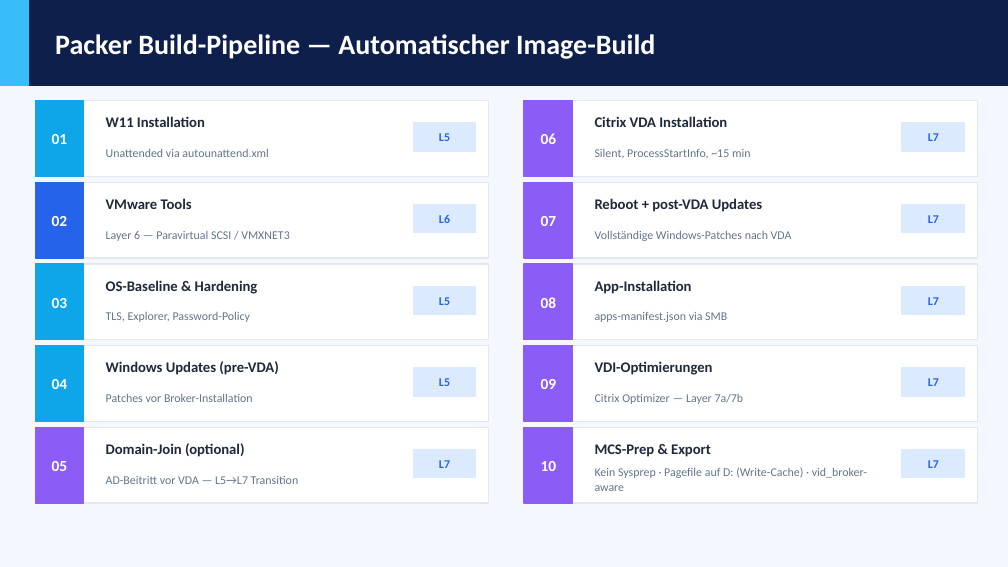
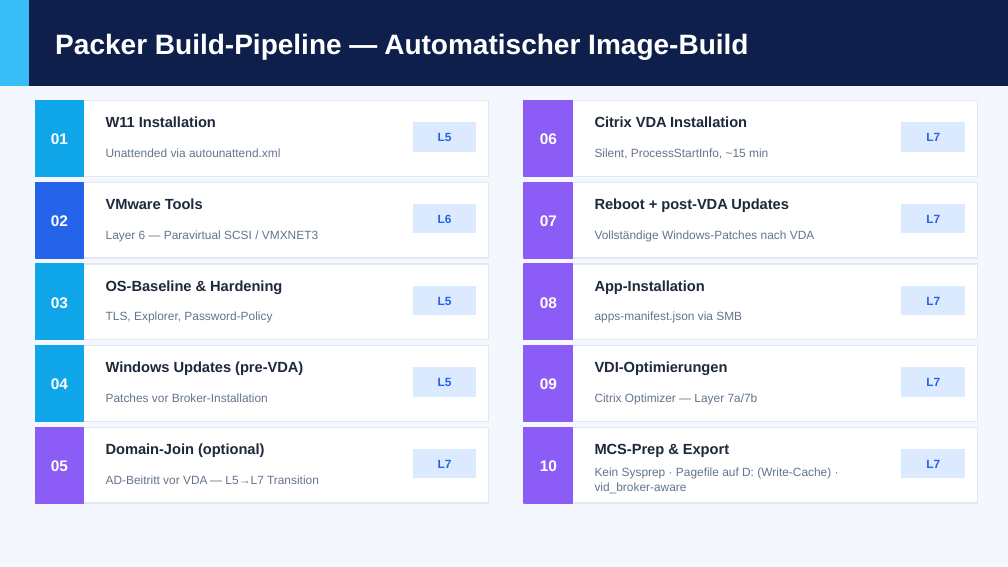
Before and after one commit to cyberms/VID, a slide deck: slide 6 of VID-Management-Praesentation-Phase1.pptx. Drawn at 1008x567 pixels with LibreOffice and Linux fonts; fonts in the diff are those of the drawing. Boxes give left, top, right and bottom in pixels: in the first picture for what was removed or moved away, otherwise in the second. Text is boxed around its words. In the diff, an @@ line names an element or a change of style, - is before the commit and + after.

```diff
--- a/VID-Management-Praesentation-Phase1.pptx
+++ b/VID-Management-Praesentation-Phase1.pptx
@@ font Calibri to Arial in 32 elements at (55,33,748,59), (438,133,452,141), (106,116,216,127), (106,148,280,157), (438,214,452,223), (106,198,203,209), (106,230,318,241), (438,297,452,305), (106,280,282,294), (106,311,272,323), (438,378,452,386), (106,361,303,375), (106,393,268,402), (438,460,452,468), (106,443,264,457), (106,475,319,484), (926,133,940,141), (595,116,747,127), (595,148,768,159), (926,215,940,223), (595,198,789,212), (595,230,815,241), (926,297,940,305), (595,280,705,294), (595,311,742,323), (540,378,557,389), (926,378,940,386), (595,361,728,375), (595,393,758,405), (926,460,940,468), (595,443,729,457), (595,467,831,493) @@
```
Also in this commit, not shown: 8 other slides changed, 2 other files.
